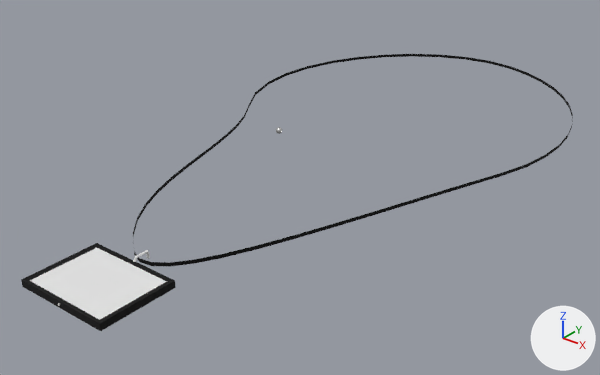
The glTF model glbfile.glb, before and after one commit.
Camera for both pictures: a 50 mm camera at (2.98, -3.53, 1.86) aimed at (0.3, -0.18, -0.22). Every picture has the same lights, and +X, +Y and +Z are marked at lower right. The older version comes first. Where no turn or scale is listed for an object, it has been applied to the vertices. Vertices at exactly the same position are counted once.

Names of what the first picture shows: 'BézierCircle', 'Cilindro', 'Cubo'.
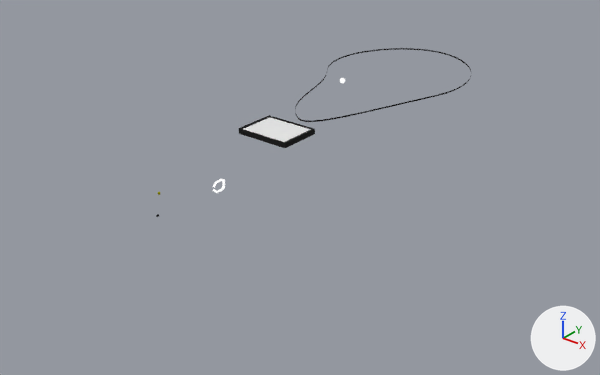
Changed parts and their boxes (x1, y1, x2, y2) in the pictures (600 x 375 px):
'Cubo', moved, rescaled (51% narrower, 62% shorter): before (21, 243, 176, 331); after (239, 115, 315, 148)
'BézierCircle', moved, rescaled (60% narrower, 65% shorter): before (133, 54, 573, 267); after (295, 48, 471, 122)
'Cilindro', moved: before (133, 250, 150, 262); after (213, 179, 225, 193)

Patch to the scene script:
```diff
--- a/glbfile.glb.py
+++ b/glbfile.glb.py
@@ me_cubo @@
 # used by ob_cubo; location = (0.504, -1.764, 0.0)
-me_cubo.from_pydata(...)  # 18 vertices, 32 faces; spans x -0.251..0.251, y -0.196..0.196, z -0.017..0.017
+me_cubo.from_pydata(...)  # 18 vertices, 32 faces; spans x -0.179..0.179, y -0.139..0.139, z -0.017..0.017
+# me_cubo part 1: the whole mesh is scaled about its middle by (0.714, 0.71, 1)
 me_cubo.materials.append(mat_foto_1)
@@ ob_béziercircle @@
 ob_béziercircle = bpy.data.objects.new('BézierCircle', me_béziercircle)
-ob_béziercircle.location = (0.0, 0.0, 0.0)
+ob_béziercircle.location = (-0.251, 0.987, 0.0)
+ob_béziercircle.scale = (0.505, 0.505, 0.505)
@@ ob_cilindro @@
 ob_cilindro = bpy.data.objects.new('Cilindro', me_cilindro)
-ob_cilindro.location = (0.505, -1.568, 0.012)
+ob_cilindro.location = (0.249, -0.809, 0.012)
@@ ob_cubo @@
 ob_cubo = bpy.data.objects.new('Cubo', me_cubo)
-ob_cubo.location = (0.504, -1.764, 0.0)
+ob_cubo.location = (-0.003, -0.018, 0.0)
```
